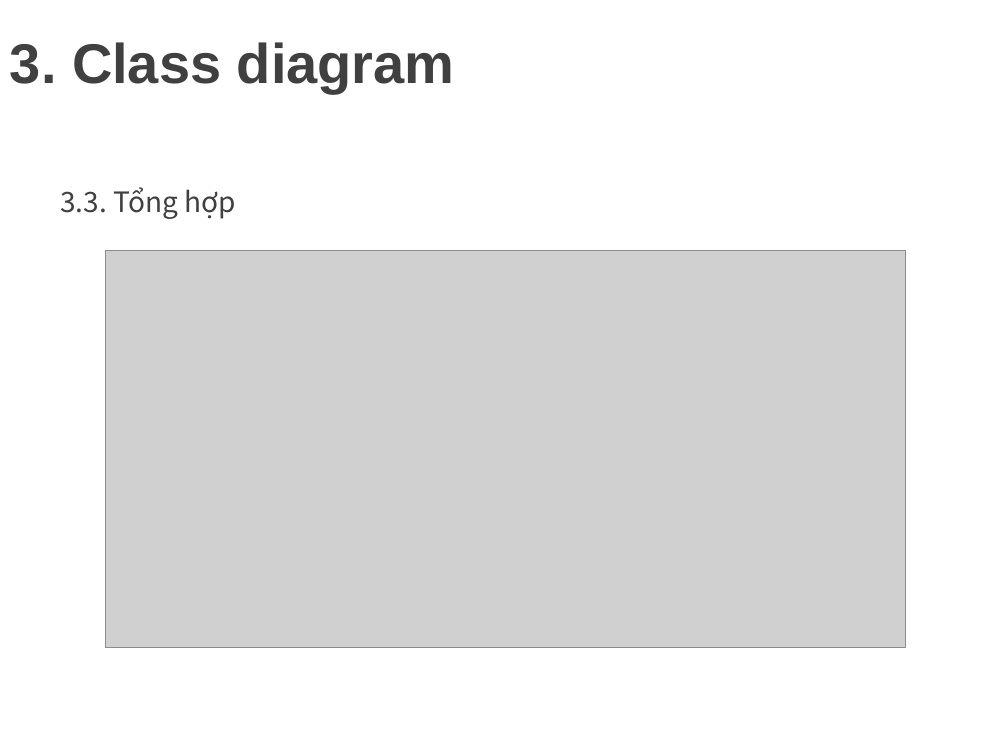
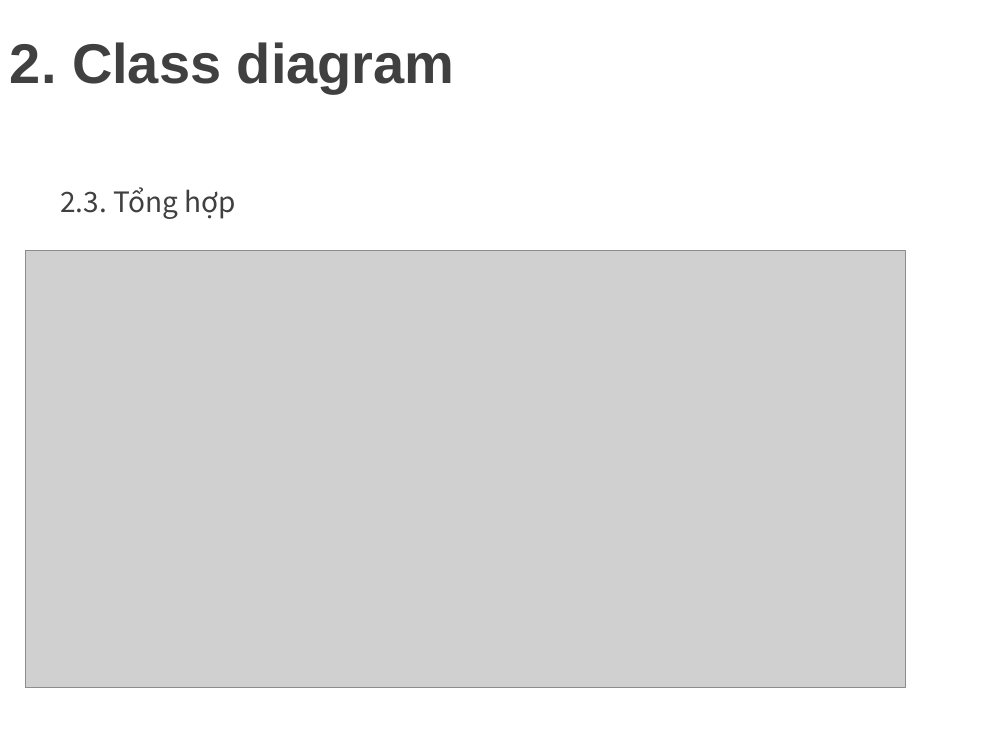
Before and after one commit to minhdat1602/2021_cnpm_group09, a slide deck: slide 22 of document_slide/slide.pptx. Drawn at 1008x756 pixels with LibreOffice and Linux fonts; fonts in the diff are those of the drawing; grey boxes stand for pictures; background and template pictures are left out. Boxes give left, top, right and bottom in pixels: in the first picture for what was removed or moved away, otherwise in the second. Text is boxed around its words. In the diff, an @@ line names an element or a change of style, - is before the commit and + after.

```diff
--- a/document_slide/slide.pptx
+++ b/document_slide/slide.pptx
@@ title at (10,42,455,93): text changed @@
-3. Class diagram
+2. Class diagram
@@ text at (60,187,235,219): text changed @@
-3.3. Tổng hợp
+2.3. Tổng hợp
@@ picture: place and size @@
-picture at (105,251,905,648)
+picture at (25,251,905,687)
```
Also in this commit, not shown: 10 other slides changed, 1 slide added.
